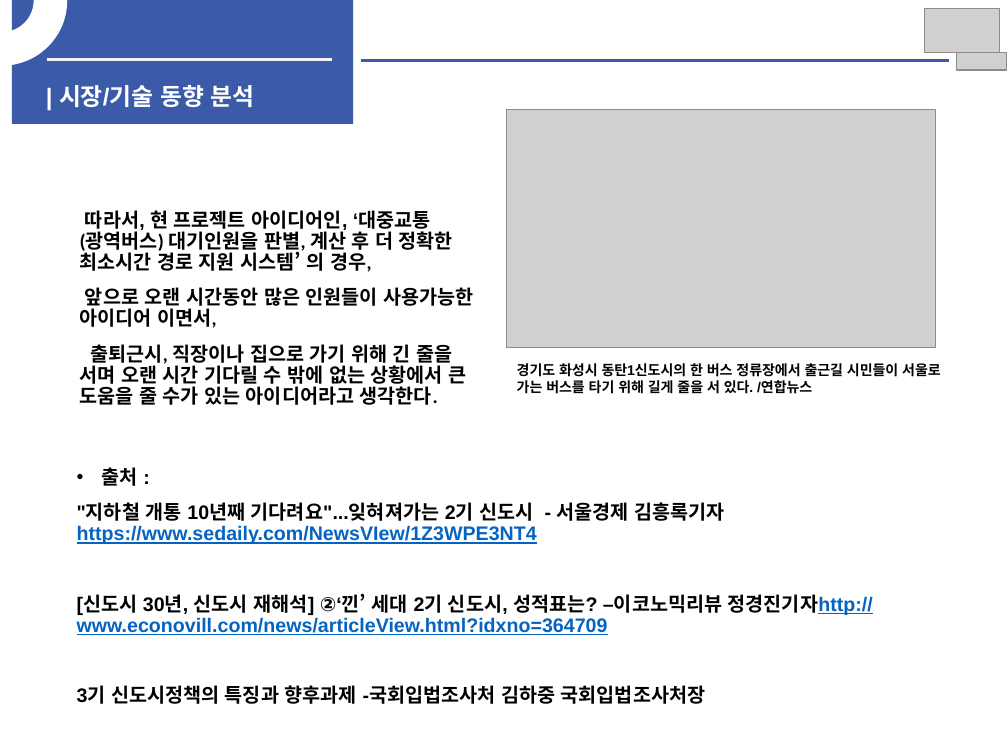
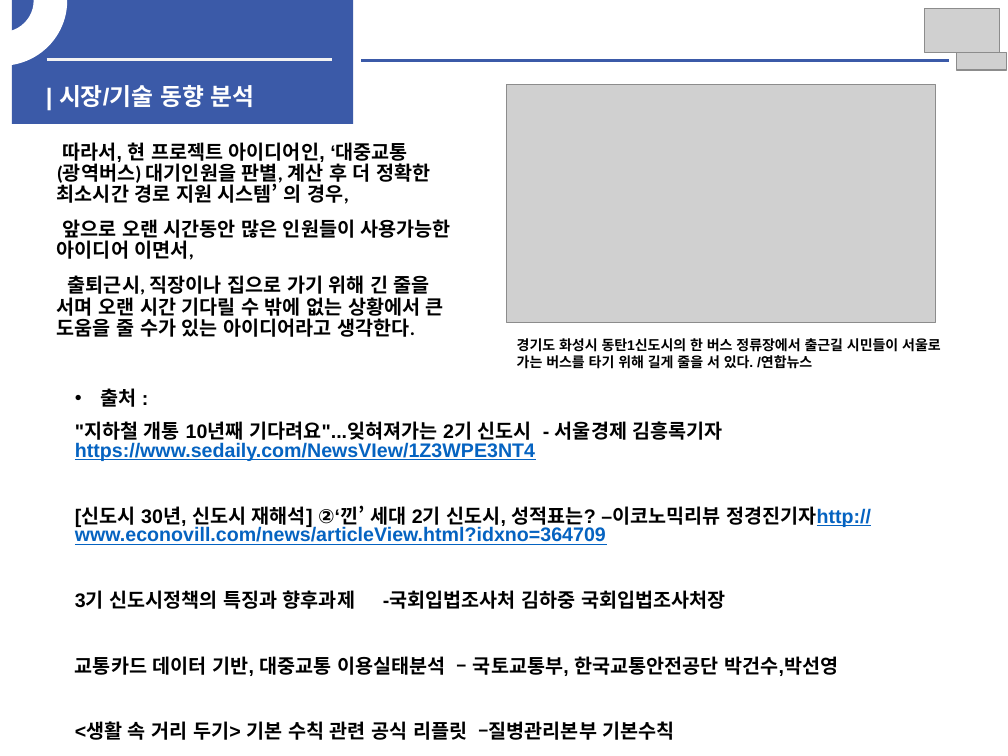
Before and after one commit to woojin1027/THE-FACO, a slide deck: slide 7 of 중간보고서/중간보고서.pptx (slide 5 before the commit). Drawn at 1008x756 pixels with LibreOffice and Linux fonts; fonts in the diff are those of the drawing; grey boxes stand for pictures. Boxes give left, top, right and bottom in pixels: in the first picture for what was removed or moved away, otherwise in the second. Text is boxed around its words. In the diff, an @@ line names an element or a change of style, - is before the commit and + after.

Commit message:
중간보고서 수정
시장조사부분 수정

```diff
--- a/중간보고서/중간보고서.pptx
+++ b/중간보고서/중간보고서.pptx
@@ picture: place and size @@
-picture at (507,109,935,348)
+picture at (507,84,935,323)
@@ text "따라서, 현 프로젝트 아이디어인, ‘대중교통(광역버스) ...": place and size @@
-text "따라서, 현 프로젝트 아이디어인, ‘대중교통(광역버스) ..." at (80,210,473,409)
+text "따라서, 현 프로젝트 아이디어인, ‘대중교통(광역버스) ..." at (57,142,451,341)
@@ text "경기도 화성시 동탄1신도시의 한 버스 ...": place and size @@
-text "경기도 화성시 동탄1신도시의 한 버스 ..." at (517,363,941,396)
+text "경기도 화성시 동탄1신도시의 한 버스 ..." at (517,338,941,371)
@@ text "출처 :": place and size @@
-text "출처 :" at (77,467,873,704)
+text "출처 :" at (75,388,871,740)
@@ text at (75,388,871,609): line spacing 0.9 to 0.8 @@
@@ text at (75,656,838,740): paragraphs added @@
+교통카드 데이터 기반, 대중교통 이용실태분석 – 국토교통부, 한국교통안전공단 박건수,박선영
+<생활 속 거리 두기> 기본 수칙 관련 공식 리플릿 –질병관리본부 기본수칙
```
Also in this commit, not shown: 2 other slides changed, 2 slides added.
